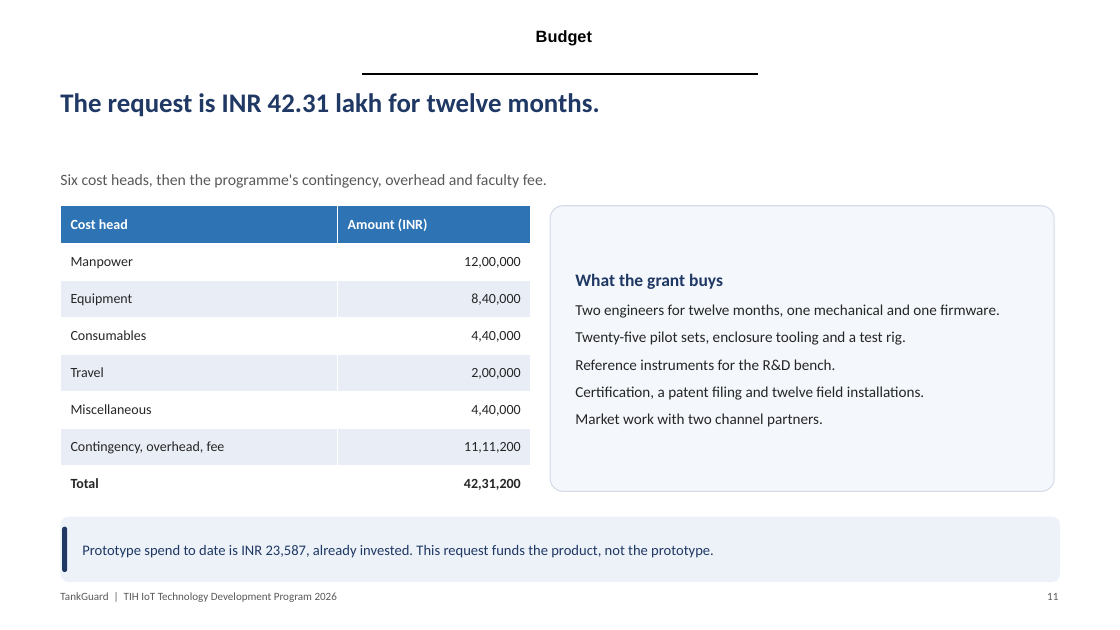
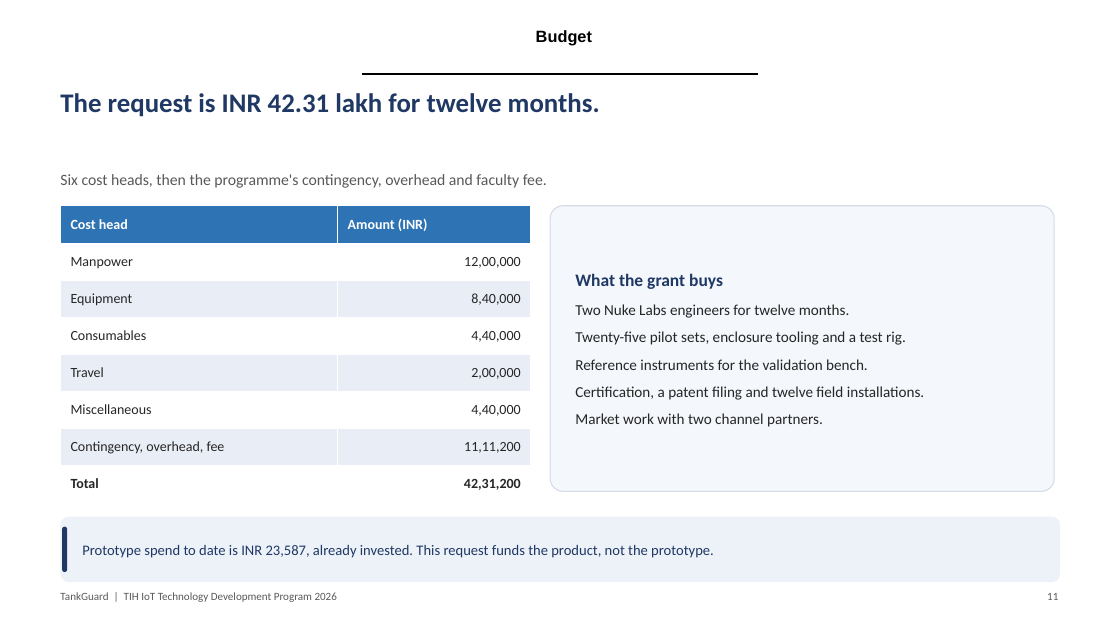
Before and after one commit to adithya-in/tankguard, a slide deck: slide 11 of docs/office/TankGuard_Presentation.pptx. Drawn at 1120x630 pixels with LibreOffice and Linux fonts; fonts in the diff are those of the drawing; background and template pictures are left out. Boxes give left, top, right and bottom in pixels: in the first picture for what was removed or moved away, otherwise in the second. Text is boxed around its words. In the diff, an @@ line names an element or a change of style, - is before the commit and + after.

```diff
--- a/docs/office/TankGuard_Presentation.pptx
+++ b/docs/office/TankGuard_Presentation.pptx
@@ text at (575, 304, 850, 318): text changed @@
-Two engineers for twelve months, one mechanical and one firmware.
+Two Nuke Labs engineers for twelve months.
@@ text at (575, 359, 868, 370): text changed @@
-Reference instruments for the R&D bench.
+Reference instruments for the validation bench.
```
Also in this commit, not shown: 3 other files.
